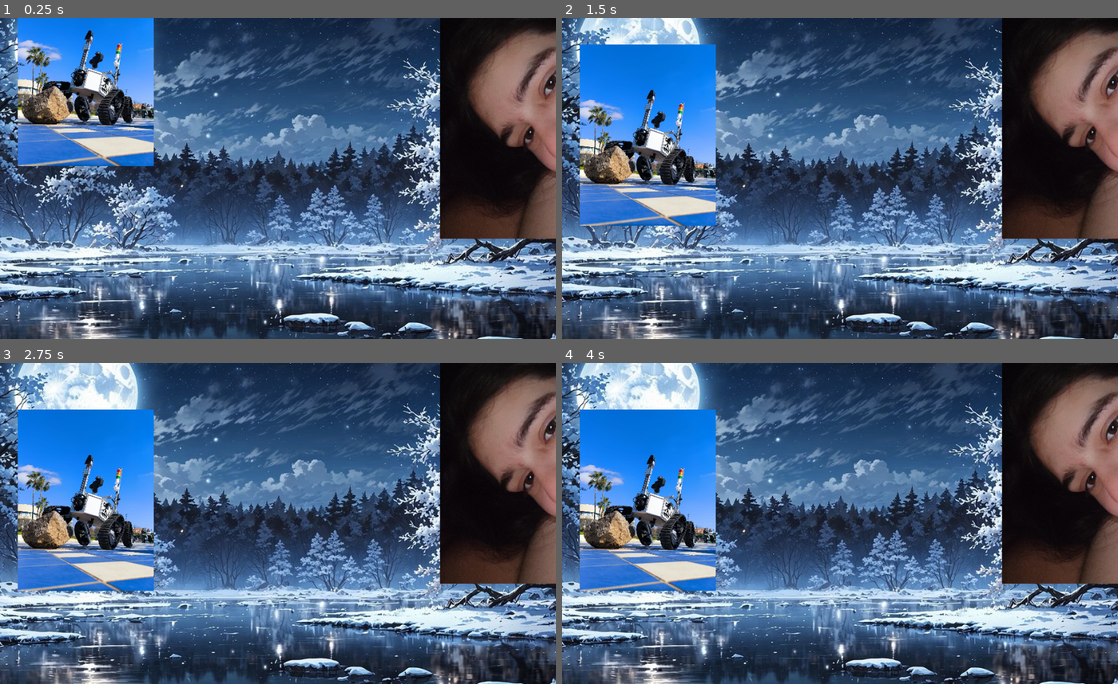
Above: before the commit, frames 1-4 (two rows, left to right).
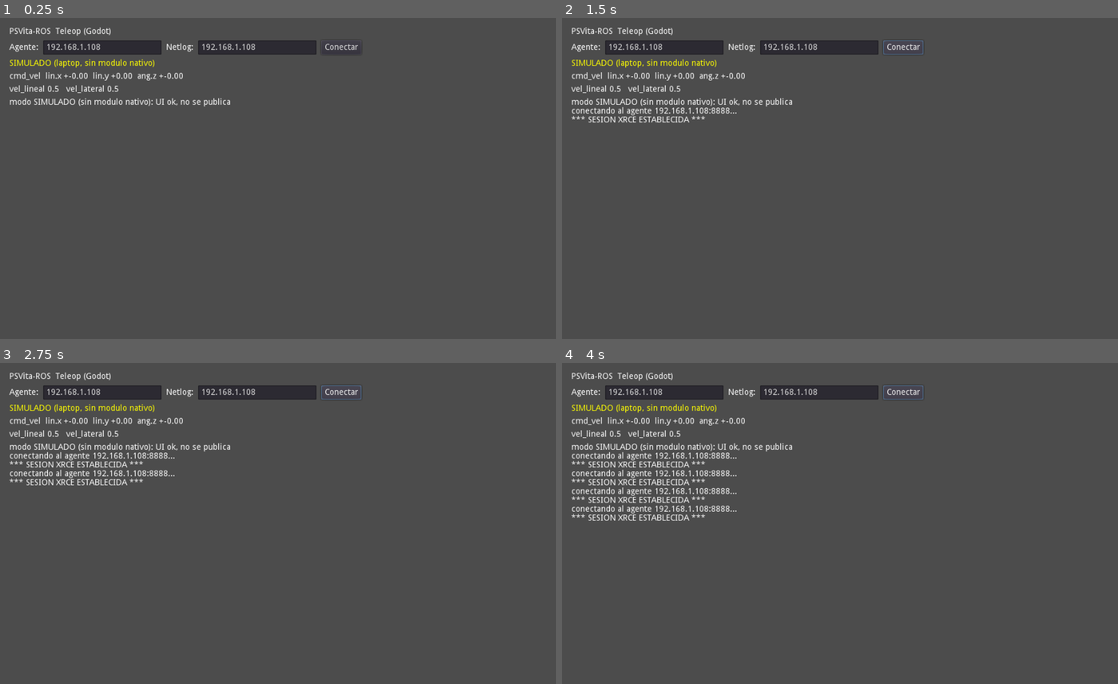
Above: after the commit, the same moments.

Repository: Jcrex/PSVita-ROS
Game: Godot game, scene res://scenes/teleop/Teleop.tscn
The game is run twice, just before and just after one commit, with the same random seed, the same clock (stepped at 60 frames per second) and the same inputs. Before the commit the project starts from res://Primera-scena-silvia/escena-principal.tscn.
Inputs (mouse positions are in pixels of both pictures, inside the frame that each line leads up to):
- Up to frame 1 (0.25 s): no input
- Up to frame 2 (1.5 s): click (901, 46) at 0.5 s, where only the run after the commit has a clickable "Conectar"; hold Right from 1.28 s (still down); hold Q from 1.28 s (still down)
- Up to frame 3 (2.75 s): tap E at 1.55, 2.1 s; tap Enter at 2 s; release Right at 2.03 s; release Q at 2.03 s; hold Down from 2.03 s (still down); tap X at 2.3 s
- Up to frame 4 (4 s): tap Space at 2.75 s; release Down at 2.78 s; hold Right 2.78-3.53 s; hold X 2.78-3.53 s; tap T at 3.05, 3.6 s; tap Enter at 3.5 s; hold Up from 3.53 s (still down); tap Q at 3.8 s

The runs differ from the first frame. In frame 1, 98% of the frame differs, in the area x 0-100%, y 0-100%; in frame 2, 98%; in frame 3, 98%; in frame 4, 98%.

Commit message:
feat(godot): escena teleop dedicada con stub para la laptop
UI del teleop en GDScript: estado de conexion visible, IPs editables y
persistentes (user://vitaros.cfg), indicadores de /cmd_vel y consola.
El mapeo real vive en teleop.c via MicroROS.teleop_step(); en el editor
de la laptop (sin modulo) corre MicroROSStub. START sale de la app.

Co-Authored-By: Claude Fable 5 <noreply@anthropic.com>

Diff:
--- a/godot/project.godot
+++ b/godot/project.godot
@@ -11,7 +11,7 @@
 [application]
 
 config/name="PSVita-ROS"
-run/main_scene="res://Primera-scena-silvia/escena-principal.tscn"
+run/main_scene="res://scenes/teleop/Teleop.tscn"
 config/icon="res://icon.png"
 
 [display]
--- /dev/null
+++ b/godot/scenes/teleop/Teleop.tscn
@@ -0,0 +1,53 @@
+[gd_scene load_steps=2 format=2]
+
+[ext_resource path="res://scenes/teleop/teleop.gd" type="Script" id=1]
+
+[node name="Teleop" type="Control"]
+anchor_right = 1.0
+anchor_bottom = 1.0
+script = ExtResource( 1 )
+
+[node name="VBox" type="VBoxContainer" parent="."]
+anchor_right = 1.0
+anchor_bottom = 1.0
+margin_left = 16.0
+margin_top = 16.0
+margin_right = -16.0
+margin_bottom = -16.0
+custom_constants/separation = 8
+
+[node name="Titulo" type="Label" parent="VBox"]
+text = "PSVita-ROS — Teleop (Godot)"
+
+[node name="FilaIP" type="HBoxContainer" parent="VBox"]
+custom_constants/separation = 8
+
+[node name="LblAgente" type="Label" parent="VBox/FilaIP"]
+text = "Agente:"
+
+[node name="IpAgente" type="LineEdit" parent="VBox/FilaIP"]
+rect_min_size = Vector2( 200, 0 )
+text = "192.168.1.108"
+
+[node name="LblNetlog" type="Label" parent="VBox/FilaIP"]
+text = "Netlog:"
+
+[node name="IpNetlog" type="LineEdit" parent="VBox/FilaIP"]
+rect_min_size = Vector2( 200, 0 )
+text = "192.168.1.108"
+
+[node name="BtnConectar" type="Button" parent="VBox/FilaIP"]
+text = "Conectar"
+
+[node name="Estado" type="Label" parent="VBox"]
+text = "SIN SESION - pulsa Conectar"
+
+[node name="Twist" type="Label" parent="VBox"]
+text = "cmd_vel  lin.x +0.00  lin.y +0.00  ang.z +0.00"
+
+[node name="Escalas" type="Label" parent="VBox"]
+text = "vel_lineal 0.5   vel_lateral 0.5"
+
+[node name="Consola" type="RichTextLabel" parent="VBox"]
+size_flags_vertical = 3
+scroll_following = true
--- /dev/null
+++ b/godot/scenes/teleop/teleop.gd
@@ -0,0 +1,183 @@
+extends Control
+# teleop.gd — UI del teleop Godot (docs/12). La lógica del mapeo vive en
+# vita-app/src/teleop.c dentro del singleton nativo MicroROS; aquí solo se
+# leen los mandos, se llama a teleop_step() a ~20 Hz y se pinta el estado.
+# En la laptop (editor sin el módulo) corre MicroROSStub para probar la UI.
+
+const PUB_PERIODO := 0.05        # ~20 Hz, la cadencia de la app nativa
+const REINTENTO_PERIODO := 3.0   # backoff del reintento de conexión (docs/12)
+const IP_DEFECTO := "192.168.1.108"   # la laptop (agente + netlog)
+const CONFIG_PATH := "user://vitaros.cfg"
+
+# Índices de botones según platform/vita/joypad_vita.cpp (pad_mapping):
+const BTN_CROSS := 0
+const BTN_TRIANGLE := 3
+const BTN_L := 6      # gatillo L de la Vita
+const BTN_R := 7      # gatillo R de la Vita
+const BTN_START := 11
+const BTN_UP := 12
+const BTN_DOWN := 13
+const BTN_LEFT := 14
+const BTN_RIGHT := 15
+
+var ros = null                   # singleton MicroROS (Vita) o stub (laptop)
+var es_stub := false
+var acumulado := 0.0
+var auto_reintento := false      # tras un Conectar fallido, reintenta solo
+var reintento_t := 0.0
+
+onready var ip_agente: LineEdit = $VBox/FilaIP/IpAgente
+onready var ip_netlog: LineEdit = $VBox/FilaIP/IpNetlog
+onready var btn_conectar: Button = $VBox/FilaIP/BtnConectar
+onready var lbl_estado: Label = $VBox/Estado
+onready var lbl_twist: Label = $VBox/Twist
+onready var lbl_escalas: Label = $VBox/Escalas
+onready var consola: RichTextLabel = $VBox/Consola
+
+
+# Stub de laptop: misma interfaz que el singleton nativo. El "mapeo" de
+# aquí es SOLO un apaño visual para desarrollar la UI; el real es teleop.c.
+class MicroROSStub:
+	func setup(_agent_ip: String, _netlog_ip: String) -> bool:
+		return true
+
+	func connect_agent() -> bool:
+		return true
+
+	func is_session_active() -> bool:
+		return true
+
+	func teleop_step(entrada: Dictionary, _dt: float) -> Dictionary:
+		return {
+			"lin_x": -entrada.get("ly", 0.0) * 0.5,
+			"lin_y": 0.0,
+			"ang_z": -entrada.get("lx", 0.0) * 0.5,
+			"vel_lineal": 0.5,
+			"vel_lateral": 0.5,
+			"published": false,
+		}
+
+	func spin(_ms: int) -> void:
+		pass
+
+	func netlog(msg: String) -> void:
+		print("[stub-netlog] ", msg)
+
+	func shutdown() -> void:
+		pass
+
+
+func _ready() -> void:
+	if Engine.has_singleton("MicroROS"):
+		ros = Engine.get_singleton("MicroROS")
+	else:
+		ros = MicroROSStub.new()
+		es_stub = true
+		log_linea("modo SIMULADO (sin modulo nativo): UI ok, no se publica")
+	var cfg := ConfigFile.new()
+	cfg.load(CONFIG_PATH)  # si no existe, se quedan los defectos
+	ip_agente.text = cfg.get_value("red", "agent_ip", IP_DEFECTO)
+	ip_netlog.text = cfg.get_value("red", "netlog_ip", IP_DEFECTO)
+	btn_conectar.connect("pressed", self, "_on_conectar")
+	_pinta_estado()
+
+
+func _on_conectar() -> void:
+	var cfg := ConfigFile.new()
+	cfg.set_value("red", "agent_ip", ip_agente.text)
+	cfg.set_value("red", "netlog_ip", ip_netlog.text)
+	cfg.save(CONFIG_PATH)
+	if not ros.setup(ip_agente.text, ip_netlog.text):
+		log_linea("setup() fallo: IP invalida o red no disponible")
+		_pinta_estado()
+		return
+	log_linea("conectando al agente %s:8888..." % ip_agente.text)
+	if ros.connect_agent():
+		log_linea("*** SESION XRCE ESTABLECIDA ***")
+		auto_reintento = false
+	else:
+		log_linea("connect_agent() fallo (agente accesible? v2.4.3?); "
+				+ "reintento cada %.0f s" % REINTENTO_PERIODO)
+		auto_reintento = true
+		reintento_t = 0.0
+	_pinta_estado()
+
+
+func _process(delta: float) -> void:
+	# START sale de la app, como en la app nativa.
+	if Input.is_joy_button_pressed(0, BTN_START):
+		ros.shutdown()
+		get_tree().quit()
+		return
+	# Reintento automático con backoff (docs/12 §manejo de errores). Ojo:
+	# connect_agent() bloquea unos segundos mientras negocia — el frame se
+	# congela durante el intento, aceptable en pantalla de conexión.
+	if auto_reintento and not ros.is_session_active():
+		reintento_t += delta
+		if reintento_t >= REINTENTO_PERIODO:
+			reintento_t = 0.0
+			log_linea("reintentando conexion...")
+			if ros.connect_agent():
+				log_linea("*** SESION XRCE ESTABLECIDA ***")
+				auto_reintento = false
+			_pinta_estado()
+	acumulado += delta
+	if acumulado < PUB_PERIODO:
+		return
+	var resultado: Dictionary = ros.teleop_step(_leer_mandos(), acumulado)
+	acumulado = 0.0
+	ros.spin(5)  # atiende heartbeats/ACKs de la sesión XRCE
+	lbl_twist.text = "cmd_vel  lin.x %+.2f  lin.y %+.2f  ang.z %+.2f" % [
+		resultado.get("lin_x", 0.0), resultado.get("lin_y", 0.0),
+		resultado.get("ang_z", 0.0),
+	]
+	lbl_escalas.text = "vel_lineal %.1f   vel_lateral %.1f" % [
+		resultado.get("vel_lineal", 0.0), resultado.get("vel_lateral", 0.0),
+	]
+
+
+func _leer_mandos() -> Dictionary:
+	# En la Vita el pad es el joypad 0 (joypad_vita.cpp). En la laptop,
+	# fallback de teclado para probar la UI sin mando: flechas = cruceta,
+	# Q/E = L/R, X = cruz, T = triángulo.
+	var entrada := {
+		"lx": Input.get_joy_axis(0, JOY_ANALOG_LX),
+		"ly": Input.get_joy_axis(0, JOY_ANALOG_LY),
+		"rx": Input.get_joy_axis(0, JOY_ANALOG_RX),
+		"ry": Input.get_joy_axis(0, JOY_ANALOG_RY),
+		"up": Input.is_joy_button_pressed(0, BTN_UP),
+		"down": Input.is_joy_button_pressed(0, BTN_DOWN),
+		"left": Input.is_joy_button_pressed(0, BTN_LEFT),
+		"right": Input.is_joy_button_pressed(0, BTN_RIGHT),
+		"l": Input.is_joy_button_pressed(0, BTN_L),
+		"r": Input.is_joy_button_pressed(0, BTN_R),
+		"cross": Input.is_joy_button_pressed(0, BTN_CROSS),
+		"triangle": Input.is_joy_button_pressed(0, BTN_TRIANGLE),
+	}
+	if es_stub:
+		entrada.up = entrada.up or Input.is_key_pressed(KEY_UP)
+		entrada.down = entrada.down or Input.is_key_pressed(KEY_DOWN)
+		entrada.left = entrada.left or Input.is_key_pressed(KEY_LEFT)
+		entrada.right = entrada.right or Input.is_key_pressed(KEY_RIGHT)
+		entrada.l = entrada.l or Input.is_key_pressed(KEY_Q)
+		entrada.r = entrada.r or Input.is_key_pressed(KEY_E)
+		entrada.cross = entrada.cross or Input.is_key_pressed(KEY_X)
+		entrada.triangle = entrada.triangle or Input.is_key_pressed(KEY_T)
+	return entrada
+
+
+func _pinta_estado() -> void:
+	if es_stub:
+		lbl_estado.text = "SIMULADO (laptop, sin modulo nativo)"
+		lbl_estado.modulate = Color.yellow
+	elif ros.is_session_active():
+		lbl_estado.text = "CONECTADO (sesion XRCE activa)"
+		lbl_estado.modulate = Color.green
+	else:
+		lbl_estado.text = "SIN SESION - pulsa Conectar"
+		lbl_estado.modulate = Color.red
+
+
+func log_linea(msg: String) -> void:
+	consola.add_text(msg + "\n")
+	ros.netlog("[godot-ui] " + msg)
